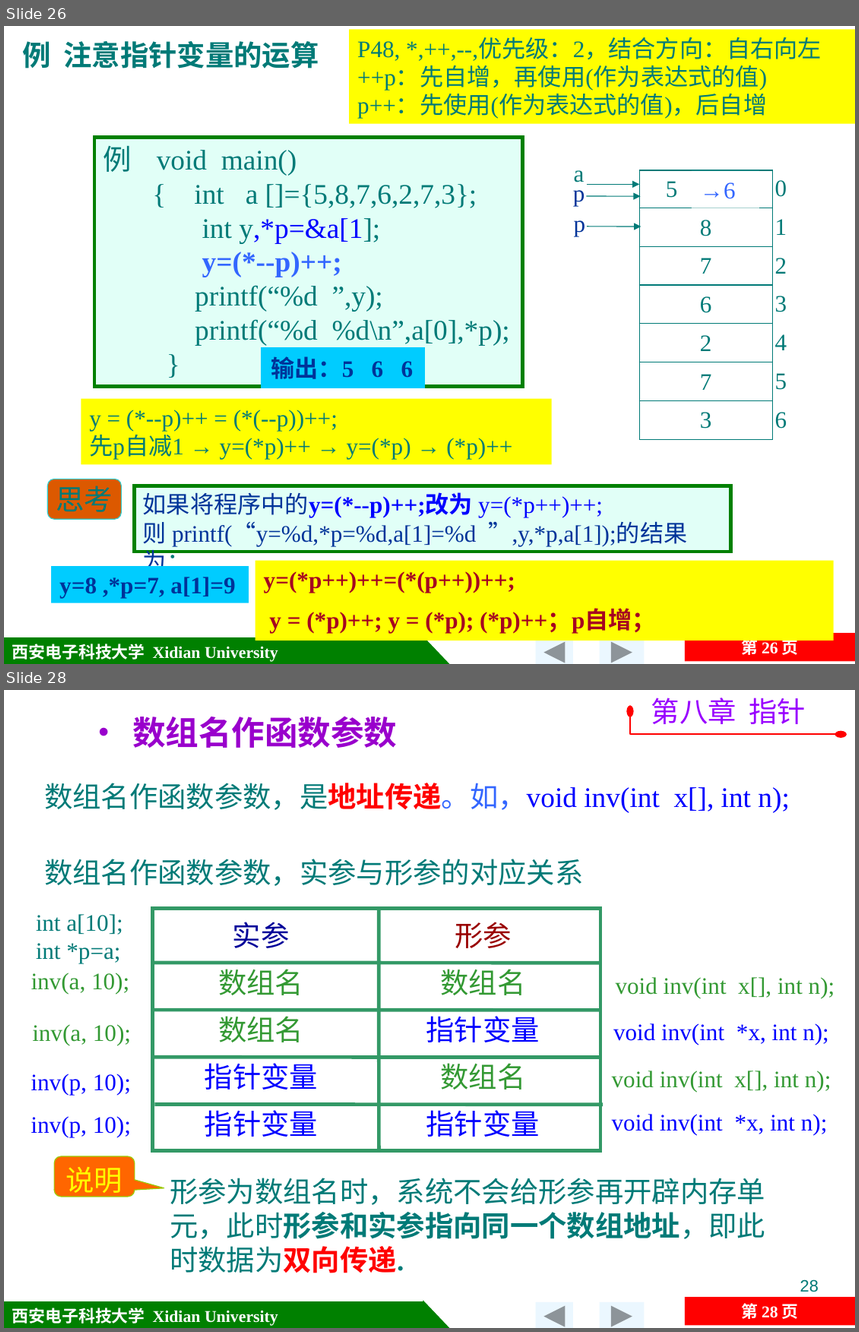
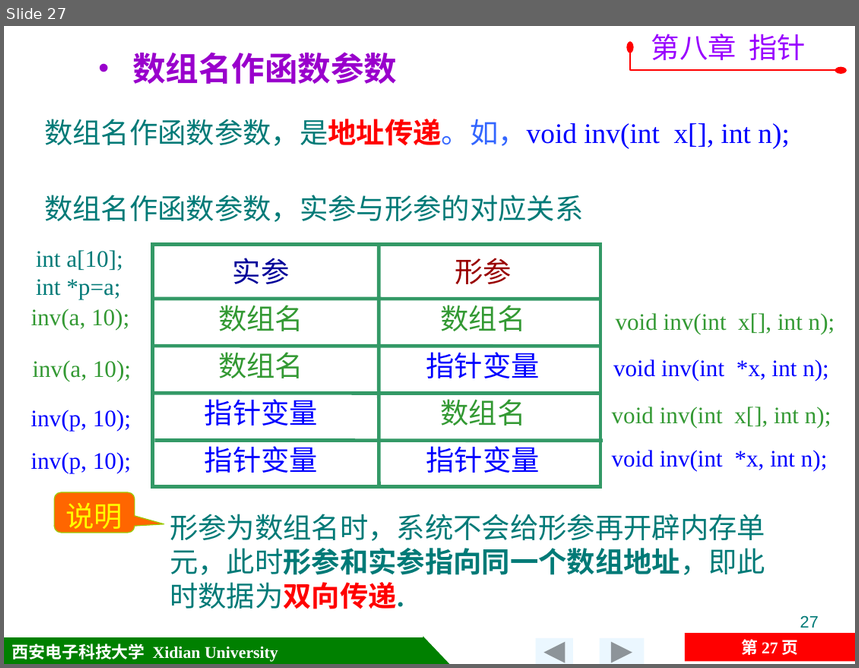
Before and after one commit to jtrfid/C-Repositories, a slide deck: 2016/C语言/课件/第8章 指针.pptx. Shown one above the other, each under a label of ours: slides 26 and 28 before the commit, slide 27 after it; the slides between them are not shown. The pictures are 859x1332 and 859x668 pixels, drawn with LibreOffice and Linux fonts; fonts in the diff are those of the drawing; background and template pictures are left out. Boxes give left, top, right and bottom in pixels: in the first picture for what was removed or moved away, otherwise in the second. Text is boxed around its words. In the diff, an @@ line names an element or a change of style, - is before the commit and + after.

```diff
--- a/2016/C语言/课件/第8章 指针.pptx
+++ b/2016/C语言/课件/第8章 指针.pptx
@@ slide 26 removed at [4, 26, 855, 664], background picture (left out); not listed: 4 template elements that a slide beside it also shows @@
@@ text removed at [22, 41, 319, 69] @@
-例 注意指针变量的运算
@@ rectangle removed at [350, 29, 855, 124] @@
-P48, *,++,--,优先级：2，结合方向：自右向左
-++p：先自增，再使用(作为表达式的值)
-p++：先使用(作为表达式的值)，后自增
@@ text removed at [652, 29, 806, 59] @@
-第八章 指针
@@ rectangle removed at [94, 138, 522, 387] @@
-例 void main()
-{ int a []={5,8,7,6,2,7,3};
-int y,*p=&a[1];
-y=(*--p)++;
-printf(“%d ”,y);
-printf(“%d %d\n”,a[0],*p);
-}
@@ group removed at [574, 170, 788, 439]: 15 texts, 6 lines, 1 rectangle, 1 arrow @@
-5
-8
-7
-6
-2
-7
-3
-0
-1
-2
-3
-4
-5
-6
-a
@@ text removed at [700, 183, 736, 199] @@
-→6
@@ text removed at [573, 190, 585, 206] @@
-p
@@ arrow removed from (586, 196) to (641, 196) @@
@@ text removed at [574, 221, 586, 237] @@
-p
@@ arrow removed from (587, 227) to (642, 227) @@
@@ rectangle removed at [262, 350, 424, 387] @@
-输出：5 6 6
@@ rectangle removed at [81, 399, 551, 465] @@
-y = (*--p)++ = (*(--p))++;
-先p自减1 → y=(*p)++ → y=(*p) → (*p)++
@@ rounded rectangle removed at [47, 479, 122, 518] @@
-思考
@@ rectangle removed at [134, 486, 731, 551] @@
-如果将程序中的y=(*--p)++;改为 y=(*p++)++;
-则 printf(“y=%d,*p=%d,a[1]=%d ”,y,*p,a[1]);的结果为：
@@ rectangle removed at [52, 566, 249, 603] @@
-y=8 ,*p=7, a[1]=9
@@ rectangle removed at [255, 560, 834, 641] @@
-y=(*p++)++=(*(p++))++;
-y = (*p)++; y = (*p); (*p)++；p自增；
@@ page number removed at [614, 607, 827, 651] @@
-26
@@ page number removed at [741, 637, 799, 658] @@
-第 26 页
@@ what was slide 28 is now slide 27 @@
@@ page number at [800, 616, 819, 628]: text changed @@
-28
+27
@@ page number at [741, 639, 799, 655]: text changed @@
-第 28 页
+第 27 页
```
Also in this commit, not shown: 1 slide changed, 1 other slide removed, 2 other files.
